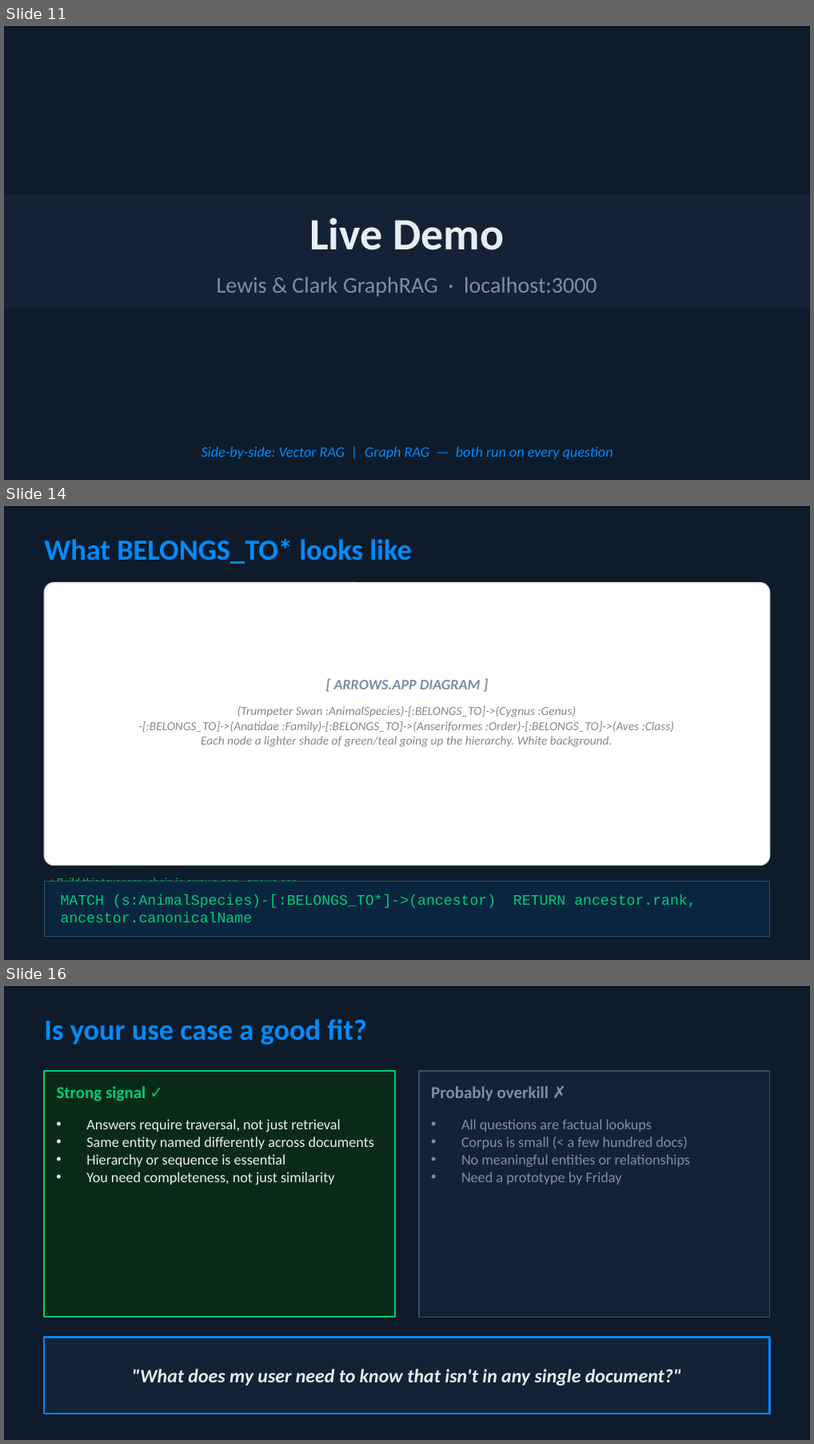
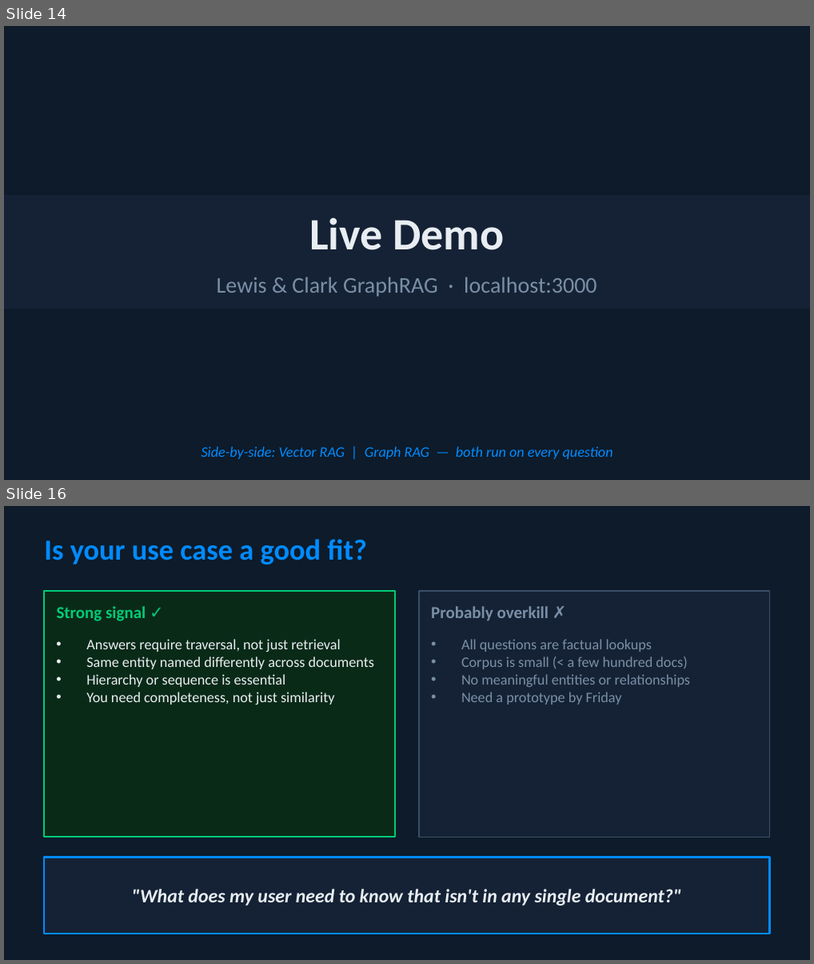
Before and after one commit to smithna/corps-of-discovery-graph-rag, a slide deck: docs/rag_relationship_problem.pptx. Shown one above the other, each under a label of ours: slides 11, 14 and 16 before the commit, slides 14 and 16 after it; the slides between them are not shown. The pictures are 814x1444 and 814x964 pixels, drawn with LibreOffice and Linux fonts; fonts in the diff are those of the drawing. Boxes give left, top, right and bottom in pixels: in the first picture for what was removed or moved away, otherwise in the second. Text is boxed around its words. In the diff, an @@ line names an element or a change of style, - is before the commit and + after.

```diff
--- a/docs/rag_relationship_problem.pptx
+++ b/docs/rag_relationship_problem.pptx
@@ slide 14 removed at (4,506,810,960), background #0D1B2A @@
@@ text removed at (44,539,412,564) @@
-What BELONGS_TO* looks like
@@ rounded rectangle removed at (44,583,770,865) @@
@@ text removed at (334,680,481,689) @@
-[ ARROWS.APP DIAGRAM ]
@@ text removed at (138,706,674,747) @@
-(Trumpeter Swan :AnimalSpecies)-[:BELONGS_TO]->(Cygnus :Genus)
--[:BELONGS_TO]->(Anatidae :Family)-[:BELONGS_TO]->(Anseriformes :Order)-[:BELONGS_TO]->(Aves :Class)
-Each node a lighter shade of green/teal going up the hierarchy. White background.
@@ rectangle removed at (44,881,770,936) @@
@@ text removed at (57,877,297,881) @@
-→ Build this taxonomy chain in arrows.app · arrows.app
@@ text removed at (61,894,697,908) @@
-MATCH (s:AnimalSpecies)-[:BELONGS_TO*]->(ancestor) RETURN ancestor.rank, ancestor.canonicalName
@@ what was slide 11 is now slide 14 @@
```
Also in this commit, not shown: 11 slides changed, 3 slides added, 2 other slides removed.
